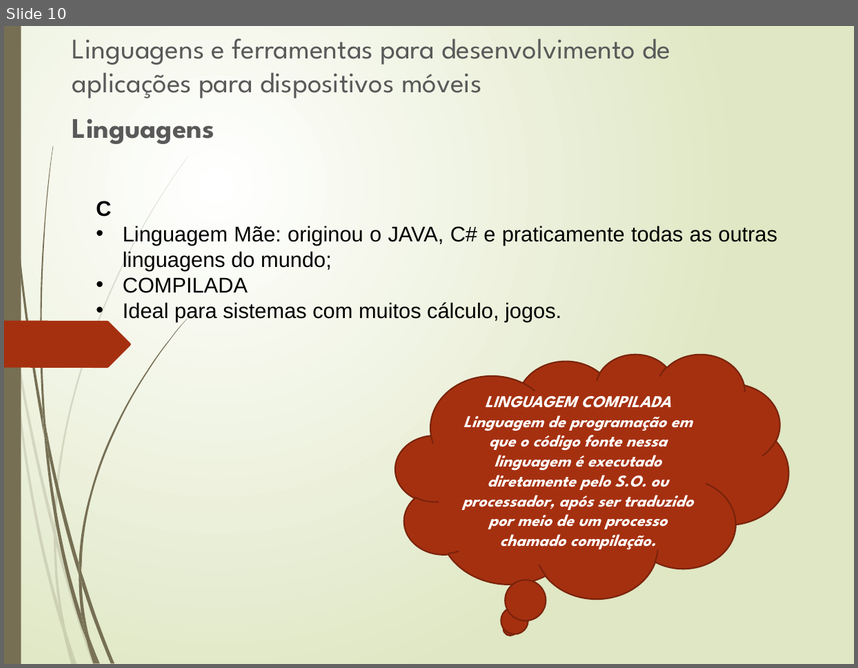
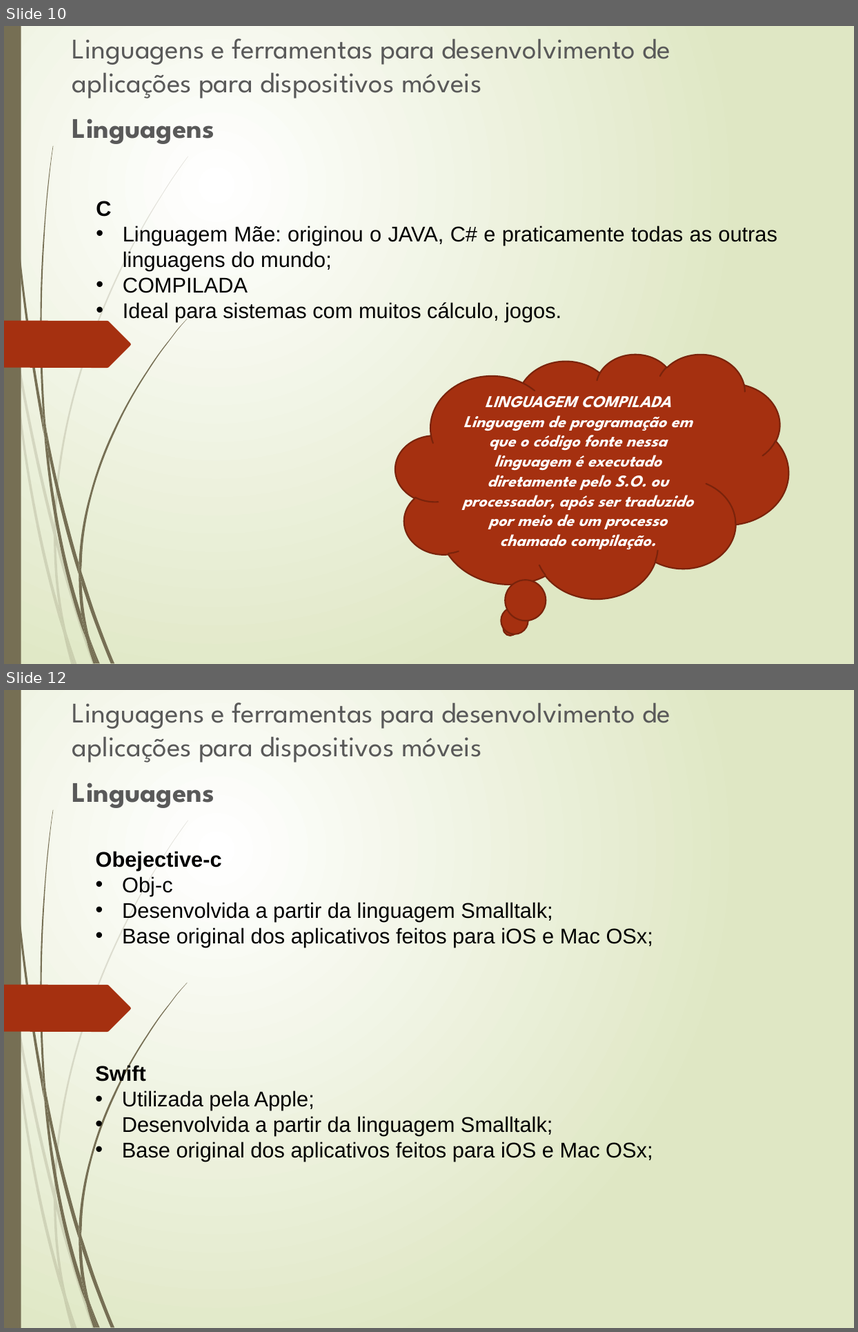
Before and after one commit to JBCFurtado/Mobile, a slide deck: Desenvolvimento para Dispositivos Móveis I/Aula_Disp_Móveis.pptx. Shown one above the other, each under a label of ours: slide 10 before the commit, slides 10 and 12 after it; the slides between them are not shown. The pictures are 858x668 and 858x1332 pixels, drawn with LibreOffice and Linux fonts; fonts in the diff are those of the drawing. Boxes give left, top, right and bottom in pixels: in the first picture for what was removed or moved away, otherwise in the second. Text is boxed around its words. In the diff, an @@ line names an element or a change of style, - is before the commit and + after.

```diff
--- a/Desenvolvimento para Dispositivos Móveis I/Aula_Disp_Móveis.pptx
+++ b/Desenvolvimento para Dispositivos Móveis I/Aula_Disp_Móveis.pptx
@@ slide 12 added at box(4, 690, 854, 1328), background gradient #FFFFFF to #DFE8C4; not listed: 24 template elements that a slide beside it also shows @@
@@ text added at box(72, 702, 671, 808), 24 pt, text #595959 @@
+Linguagens e ferramentas para desenvolvimento de aplicações para dispositivos móveis
+Linguagens
@@ text added at box(96, 851, 653, 947), 18 pt, text #000000 @@
+Obejective-c
+• Obj-c
+• Desenvolvida a partir da linguagem Smalltalk;
+• Base original dos aplicativos feitos para iOS e Mac OSx;
@@ text added at box(95, 1064, 653, 1161), 18 pt, text #000000 @@
+Swift
+• Utilizada pela Apple;
+• Desenvolvida a partir da linguagem Smalltalk;
+• Base original dos aplicativos feitos para iOS e Mac OSx;
```
Also in this commit, not shown: 1 slide changed, 12 other slides added.
